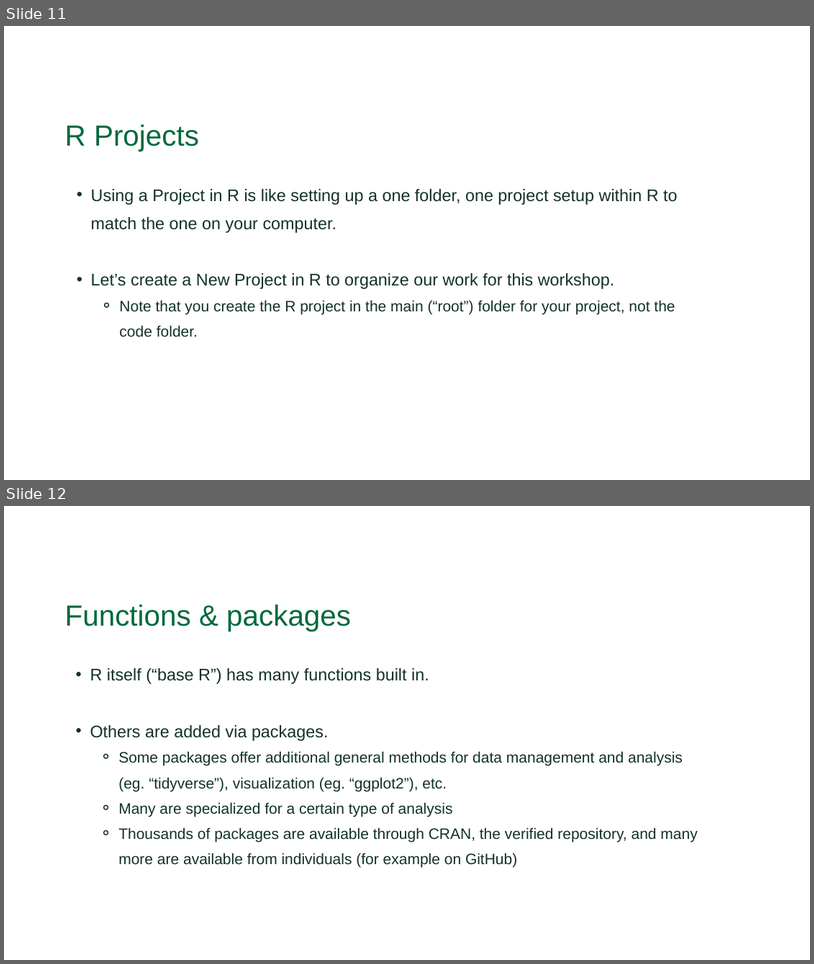
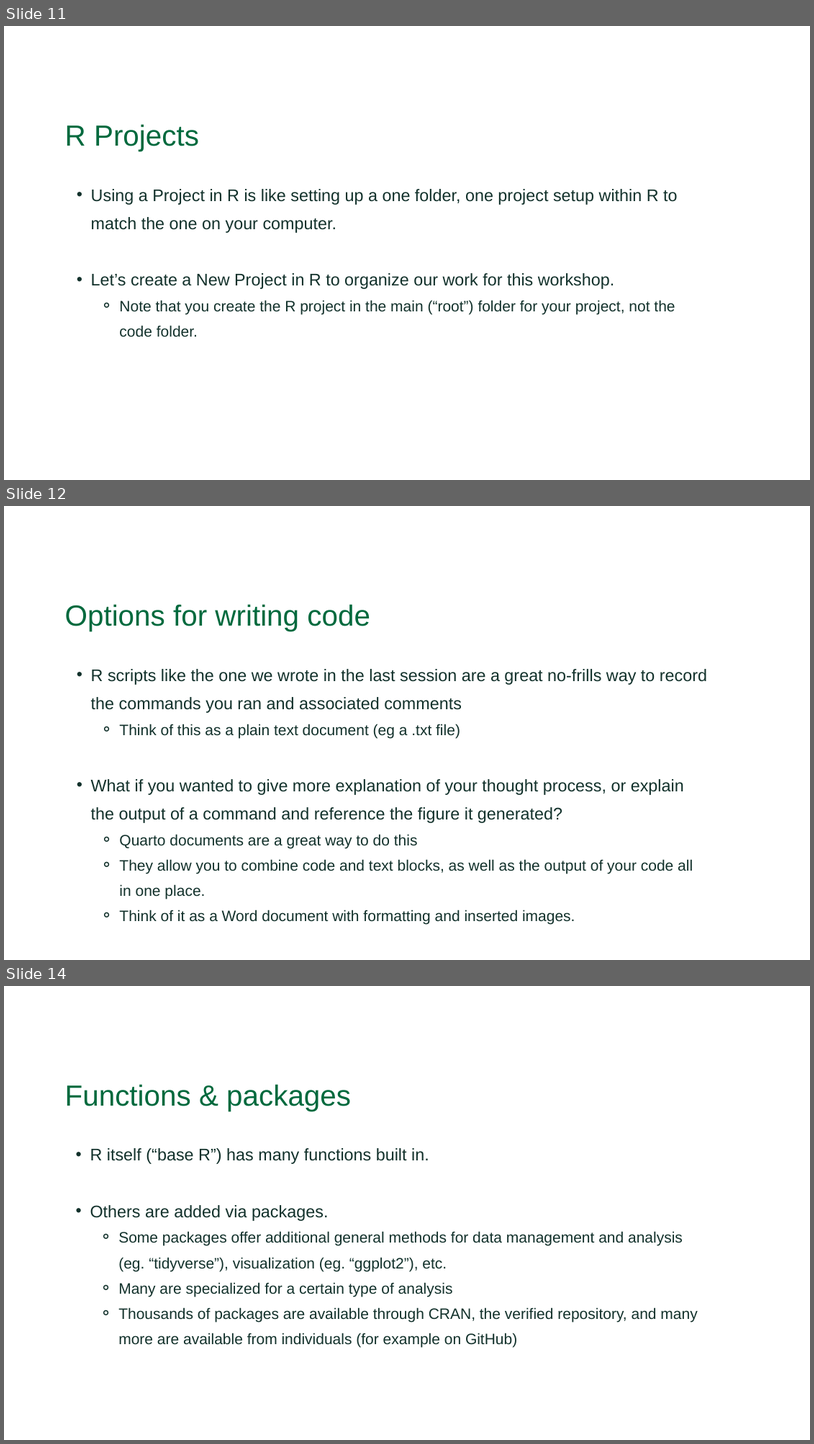
Before and after one commit to Dartmouth-Libraries/r_research-fundamentals_ws, a slide deck: slides/01b_R_intro_data_functions.pptx. Shown one above the other, each under a label of ours: slides 11 and 12 before the commit, slides 11, 12 and 14 after it; the slides between them are not shown. The pictures are 814x964 and 814x1444 pixels, drawn with LibreOffice and Linux fonts; fonts in the diff are those of the drawing; background and template pictures are left out. Boxes give left, top, right and bottom in pixels: in the first picture for what was removed or moved away, otherwise in the second. Text is boxed around its words. In the diff, an @@ line names an element or a change of style, - is before the commit and + after.

Commit message:
session 1b material update

```diff
--- a/slides/01b_R_intro_data_functions.pptx
+++ b/slides/01b_R_intro_data_functions.pptx
@@ slide 12 added at (4, 506, 810, 960), background #FFFFFF @@
@@ text added at (65, 604, 370, 631), 34.7 pt, text #00693D @@
+Options for writing code
@@ text added at (91, 669, 707, 924), 20.1 pt, text #12312B @@
+  • R scripts like the one we wrote in the last session are a great no-frills way to record the commands you ran and associated comments
+    ⚬ Think of this as a plain text document (eg a .txt file)
+  • What if you wanted to give more explanation of your thought process, or explain the output of a command and reference the figure it generated?
+    ⚬ Quarto documents are a great way to do this
+    ⚬ They allow you to combine code and text blocks, as well as the output of your code all in one place.
+    ⚬ Think of it as a Word document with formatting and inserted images.
@@ what was slide 12 is now slide 14 @@
```
Also in this commit, not shown: 4 slides changed, 2 other files.
